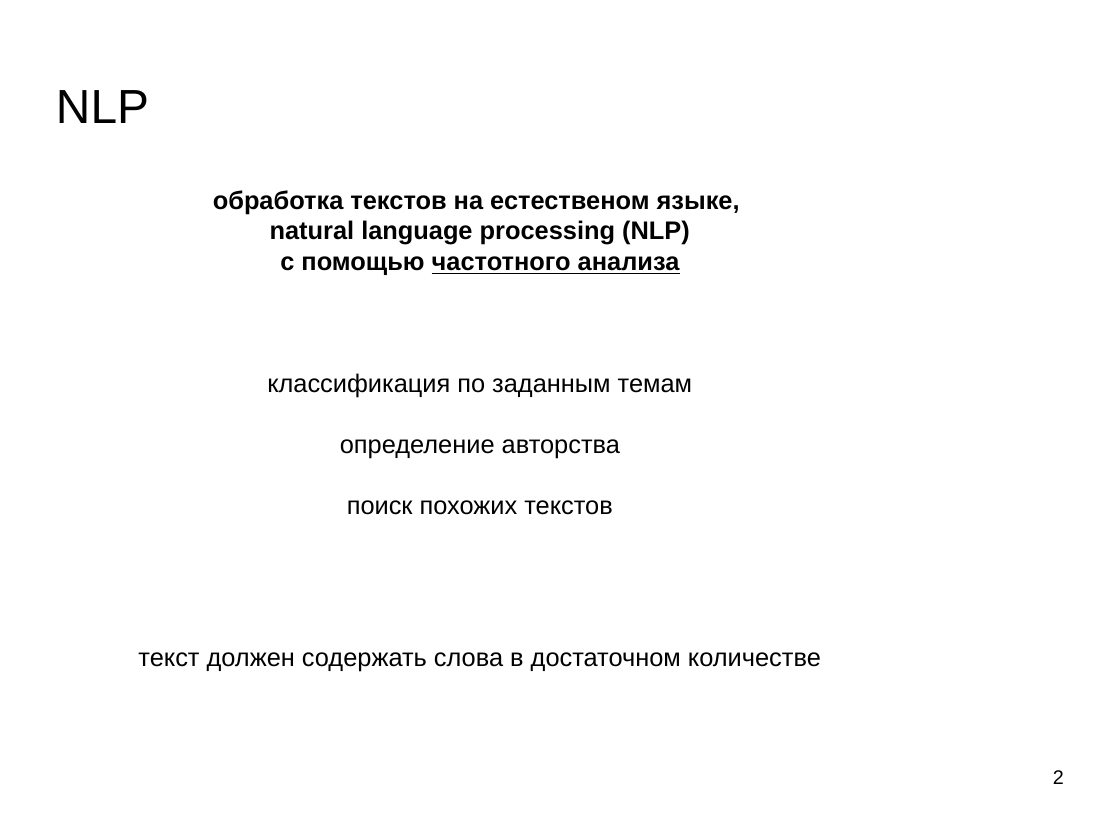
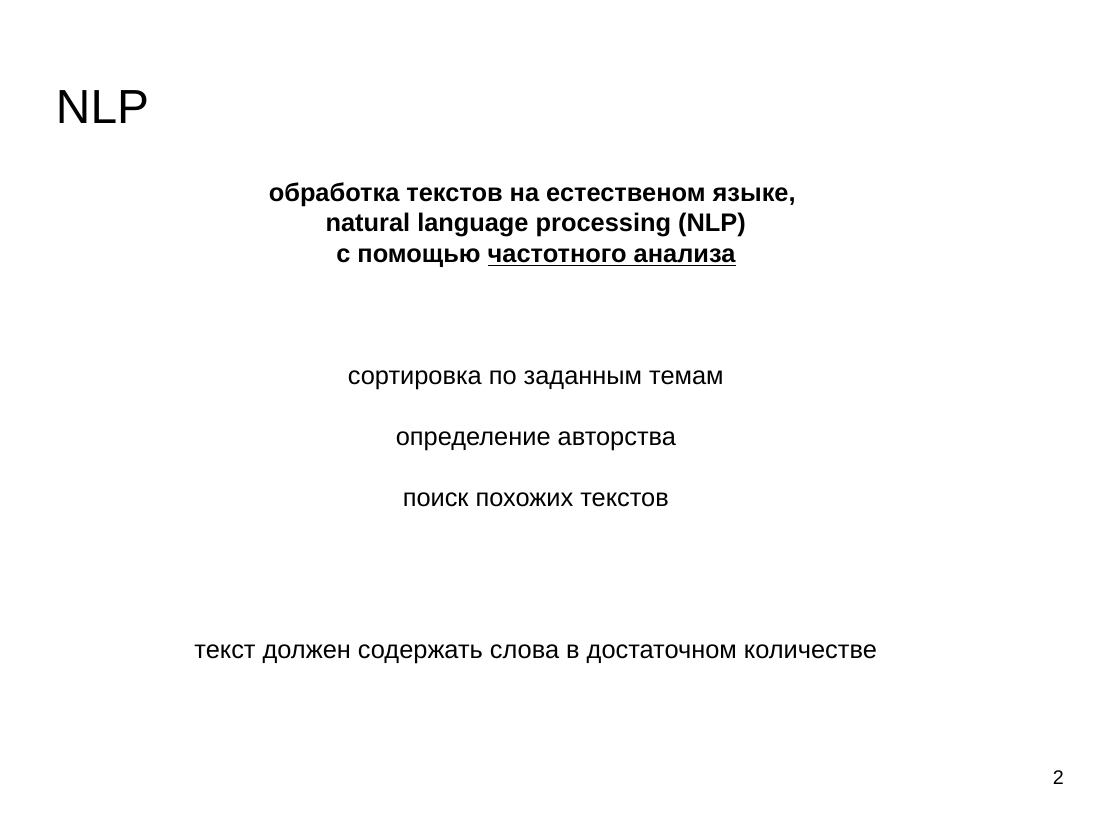
Before and after one commit to mechanoid5/ml_lectorium_legacy, a slide deck: slide 2 of 13-text-proc.odp. Drawn at 1120x840 pixels with LibreOffice and Linux fonts; fonts in the diff are those of the drawing; background and template pictures are left out. Boxes give left, top, right and bottom in pixels: in the first picture for what was removed or moved away, otherwise in the second. Text is boxed around its words. In the diff, an @@ line names an element or a change of style, - is before the commit and + after.

```diff
--- a/13-text-proc.odp
+++ b/13-text-proc.odp
@@ text "обработка текстов на естественом языке,": place and size @@
-text "обработка текстов на естественом языке," at (138, 190, 821, 672)
+text "обработка текстов на естественом языке," at (194, 182, 877, 664)
@@ text at (348, 370, 723, 389): text changed @@
-классификация по заданным темам
+сортировка по заданным темам
```
Also in this commit, not shown: 5 other slides changed, 6 slides added, 7 other files.
